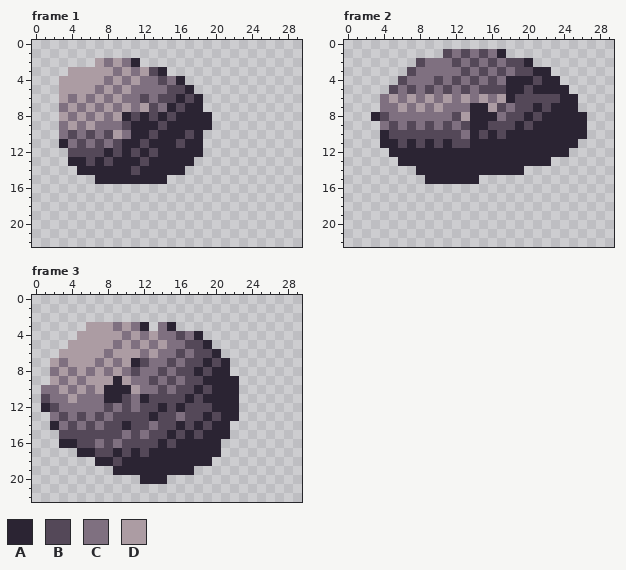
Two versions of one pixel-art file, Assets/Textures/Backgrounds/ScrollingObjects/Asteroids/asteroid_boulder_1.aseprite. Above, as it was before the edit.
30x23 pixels, 3 frames. Shown: frame 1, frame 2, frame 3.
Palette (. is transparent): A #2b2433  B #544858  C #7f7080  D #ac9ca3
Once edited:
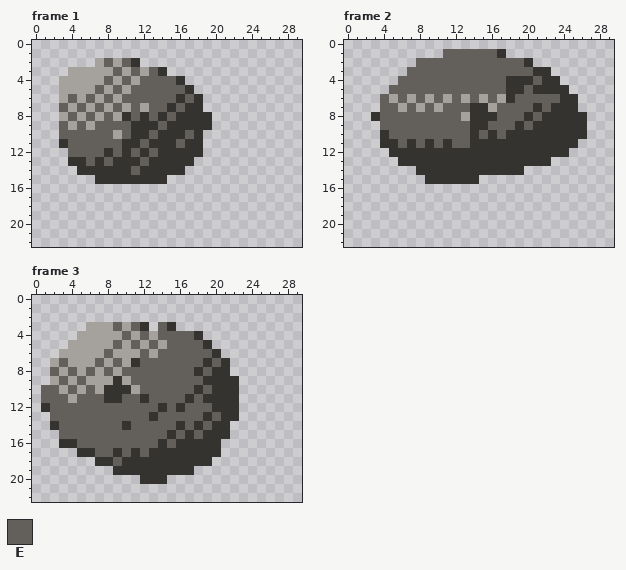
Colours new in this view: E #63605c
Change:
colour A: #2b2433 -> #343330
colour D: #ac9ca3 -> #a5a29d
Frame 1:
y 2: x 8 C -> E; x 10 C -> E
y 3: x 9 C -> E; x 11 C -> E; x 13 B -> E
y 4: x 8 C -> E; x 10 C -> E; x 12..15 CCBC -> EEEE
y 5: x 7 C -> E; x 9 C -> E; x 11..16 CCCCBB -> EEEEEE
y 6: x 4 C -> E; x 6 C -> E; x 8 C -> E; x 10..15 CCBCBB -> EEEEEE; x 17 B -> E
y 7: x 3 C -> E; x 5 C -> E; x 7 C -> E; x 9 C -> E; x 11 C -> E; x 13..14 BC -> EE; x 16 B -> E
y 8: x 4 C -> E; x 6 C -> E; x 8 C -> E; x 11 B -> E; x 13 B -> E; x 15 B -> E
y 9: x 3 C -> E; x 5 C -> E; x 7..10 CCCB -> EEEE; x 14 B -> E
y 10: x 3..8 CBCBCB -> EEEEEE; x 10 C -> E; x 13 B -> E; x 17 B -> E
y 11: x 4..9 CBCBCB -> EEEEEE; x 12 B -> E; x 16 B -> E
y 12: x 4..7 BBBB -> EEEE; x 9 B -> E; x 11 B -> E; x 13 B -> E
y 13: x 6 B -> E; x 8 B -> E; x 12 B -> E
y 14: x 11 B -> E
Frame 2:
y 1: x 11..16 BCBCBC -> EEEEEE
y 2: x 8..19 BCCCBCBCBCBB -> EEEEEEEEEEEE
y 3: x 7..20 BCCCCCBCBCBCBB -> EEEEEEEEEEEEEE
y 4: x 6..17 BCCCBCBCBCBC -> EEEEEEEEEEEE; x 21 B -> E
y 5: x 5..17 BCBCBCBCBCBBB -> EEEEEEEEEEEEE; x 20 B -> E
y 6: x 4 C -> E; x 6 C -> E; x 8 C -> E; x 10 C -> E; x 12 C -> E; x 14 C -> E; x 16 C -> E; x 19..23 BBBBB -> EEEEE
y 7: x 4..5 CC -> EE; x 7 C -> E; x 9 C -> E; x 11..13 CCC -> EEE; x 17..20 BCBB -> EEEE; x 22 B -> E
y 8: x 4..12 BCCCCCCCB -> EEEEEEEEE; x 17..19 CBB -> EEE; x 21 B -> E
y 9: x 4..13 CBCBCBCBCB -> EEEEEEEEEE; x 16..18 BBB -> EEE; x 20 B -> E
y 10: x 5..13 BBBBBBBBC -> EEEEEEEEE; x 15 B -> E; x 17 B -> E
y 11: x 6 B -> E; x 8 B -> E; x 10 B -> E; x 12..13 BB -> EE
Frame 3:
y 3: x 9 C -> E; x 11 C -> E; x 14 C -> E
y 4: x 10 C -> E; x 12 C -> E; x 14..17 CCBC -> EEEE
y 5: x 9 C -> E; x 11 C -> E; x 13 C -> E; x 15..18 CCBB -> EEEE
y 6: x 8 C -> E; x 12 C -> E; x 14..19 CCBCBB -> EEEEEE
y 7: x 3 C -> E; x 7 C -> E; x 9 C -> E; x 12..18 BCCBCBB -> EEEEEEE; x 20 B -> E
y 8: x 2 C -> E; x 4 C -> E; x 6 C -> E; x 8 C -> E; x 10..17 CBCCBCBB -> EEEEEEEE; x 19 B -> E
y 9: x 3 C -> E; x 5 C -> E; x 11..18 CCBCBCBB -> EEEEEEEE
y 10: x 1..2 CC -> EE; x 4 C -> E; x 6 C -> E; x 12..17 CCBCBB -> EEEEEE; x 19 B -> E
y 11: x 1..3 BCC -> EEE; x 5..7 CCC -> EEE; x 10..11 BC -> EE; x 13..16 BBBB -> EEEE; x 18 B -> E
y 12: x 2..13 BCCCCCBCBCBB -> EEEEEEEEEEEE; x 15 B -> E; x 17..19 BBB -> EEE
y 13: x 2..12 CBCBCBCBBBB -> EEEEEEEEEEE; x 14..18 BBCBB -> EEEEE; x 20 B -> E
y 14: x 3..9 CBCBCBB -> EEEEEEE; x 11..15 BBCBB -> EEEEE; x 17 B -> E; x 19 B -> E
y 15: x 3..14 BBBBBBBCBCBB -> EEEEEEEEEEEE; x 16 B -> E; x 18 B -> E
y 16: x 5..13 BBCBCBBBB -> EEEEEEEEE; x 15 B -> E
y 17: x 7..8 BB -> EE; x 10 B -> E; x 12 B -> E
y 18: x 9 B -> E
